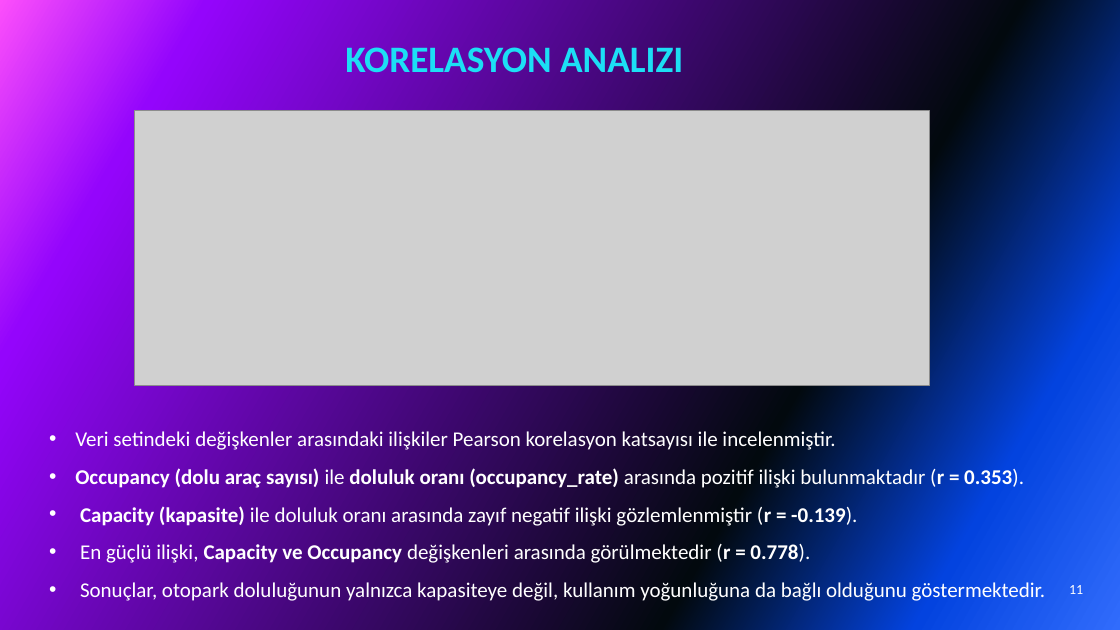
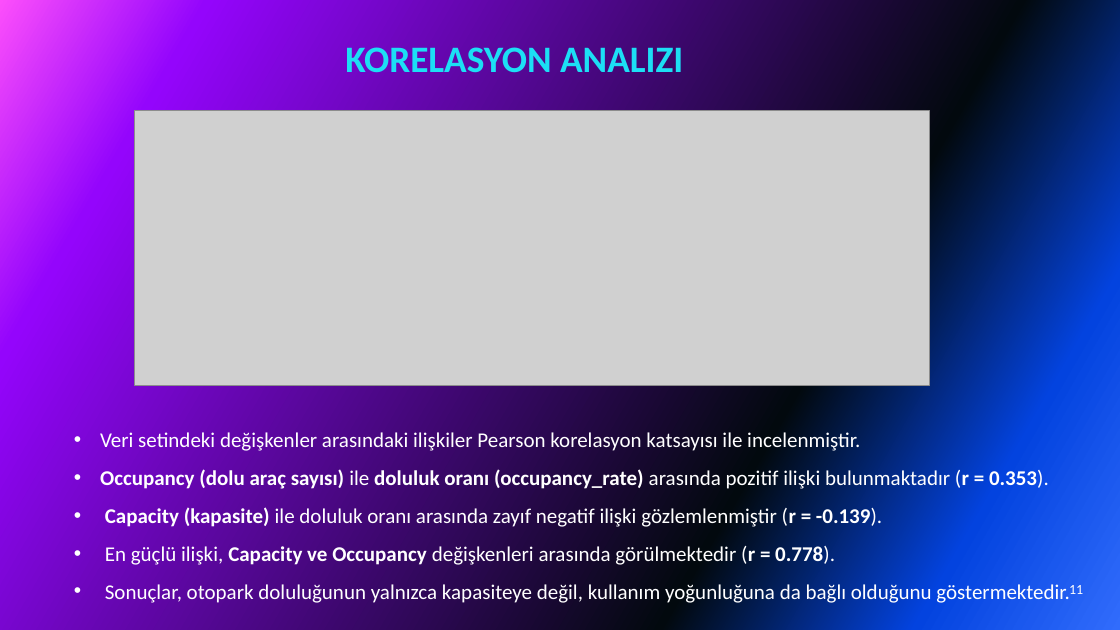
Before and after one commit to Yapay-Sinir-Aglari-Proje/Akilli_Park, a slide deck: slide 11 of AKILLI PARK SUNUM (01.06.2026).pptx. Drawn at 1120x630 pixels with LibreOffice and Linux fonts; fonts in the diff are those of the drawing; grey boxes stand for pictures. Boxes give left, top, right and bottom in pixels: in the first picture for what was removed or moved away, otherwise in the second. Text is boxed around its words. In the diff, an @@ line names an element or a change of style, - is before the commit and + after.

```diff
--- a/AKILLI PARK SUNUM (01.06.2026).pptx
+++ b/AKILLI PARK SUNUM (01.06.2026).pptx
@@ text "Veri setindeki değişkenler arasındaki ilişkiler ..." rewrapped from box(75, 431, 1046, 601) to box(100, 430, 1070, 605) @@
```
Also in this commit, not shown: 22 other slides changed.
